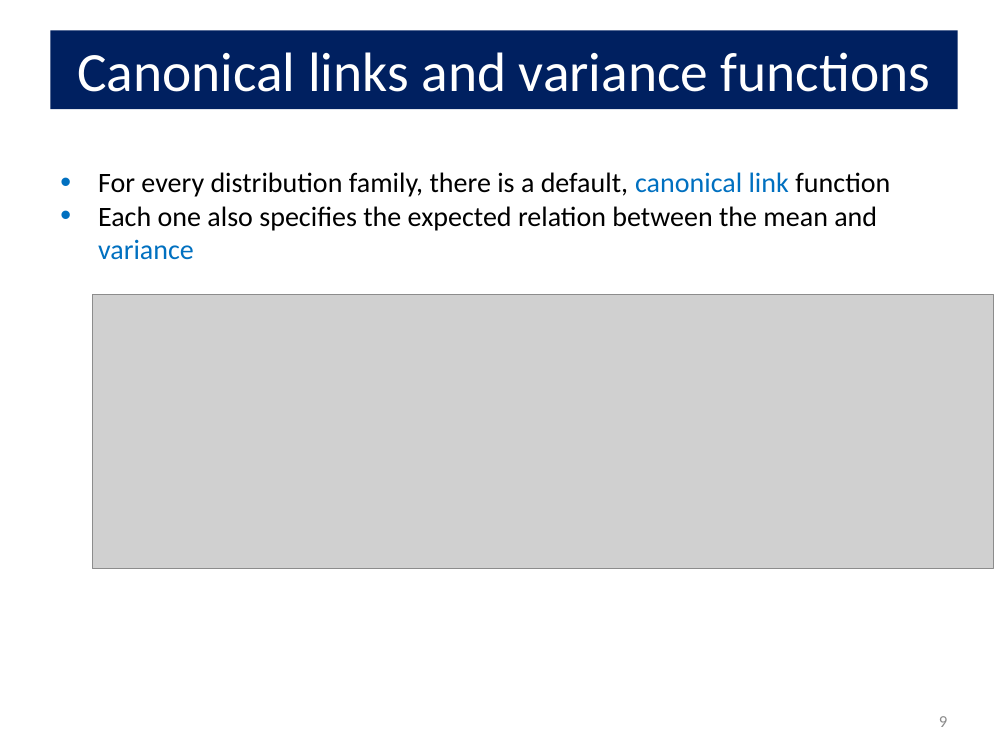
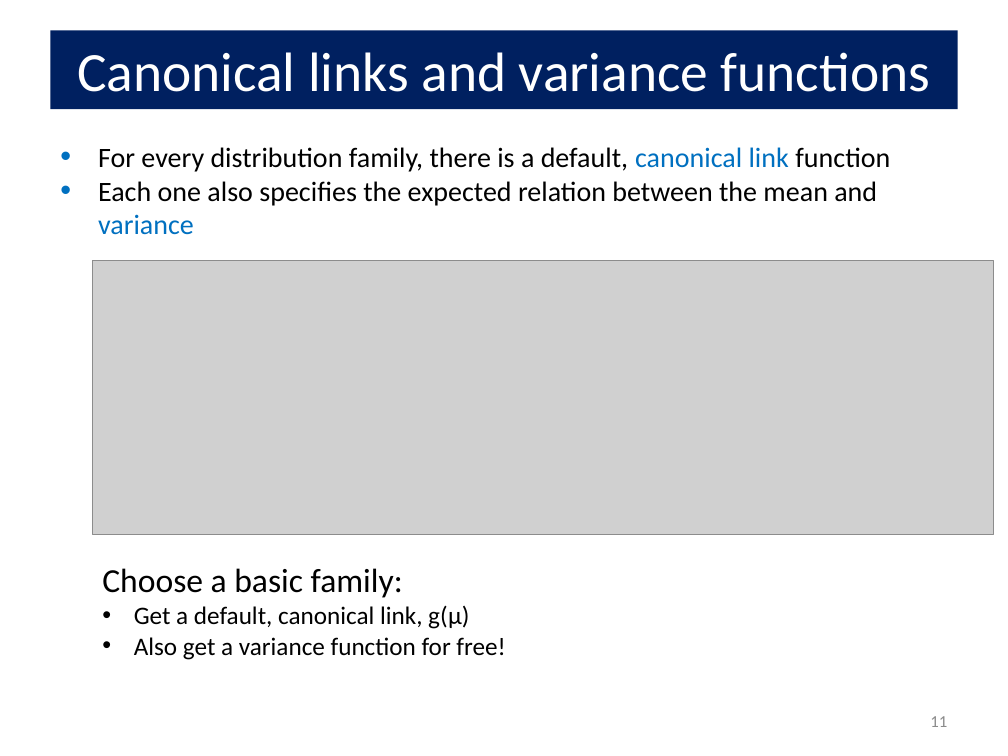
Before and after one commit to friendly/psy6136, a slide deck: slide 11 of docs/lectures/09-CountData.pptx (slide 9 before the commit). Drawn at 1008x756 pixels with LibreOffice and Linux fonts; fonts in the diff are those of the drawing; grey boxes stand for pictures. Boxes give left, top, right and bottom in pixels: in the first picture for what was removed or moved away, otherwise in the second. Text is boxed around its words. In the diff, an @@ line names an element or a change of style, - is before the commit and + after.

```diff
--- a/docs/lectures/09-CountData.pptx
+++ b/docs/lectures/09-CountData.pptx
@@ text "For every distribution family, there ...": place and size @@
-text "For every distribution family, there ..." at [98,172,890,260]
+text "For every distribution family, there ..." at [98,147,890,235]
@@ picture: place and size @@
-picture at [93,295,994,570]
+picture at [93,260,994,534]
@@ text added at [102,568,505,660], 18 pt, text #000000 @@
+Choose a basic family:
+• Get a default, canonical link, g(μ)
+• Also get a variance function for free!
@@ page number at [930,716,947,727]: text changed @@
-9
+11
```
Also in this commit, not shown: 21 other slides changed, 3 slides added, 1 slide removed, 11 other files.
